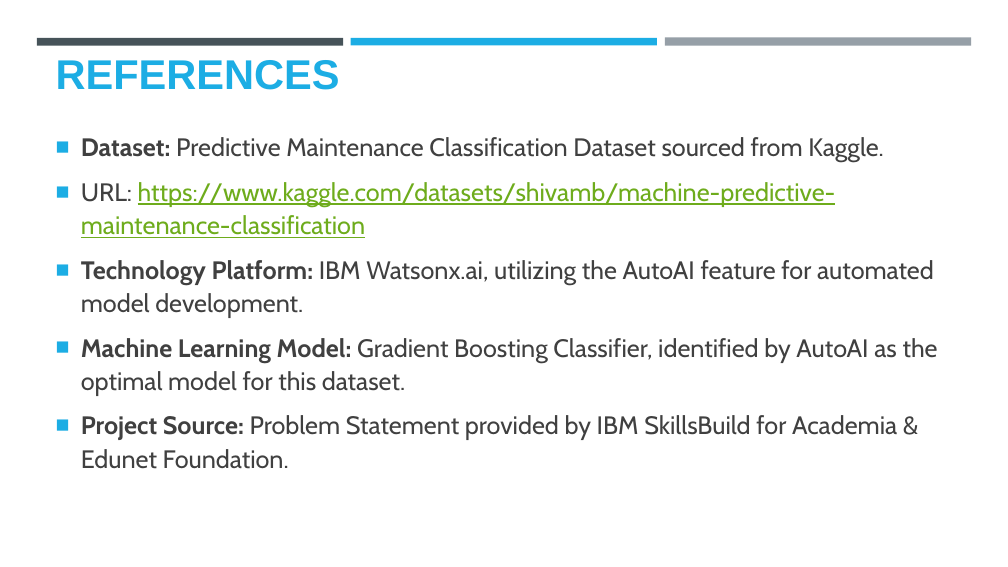
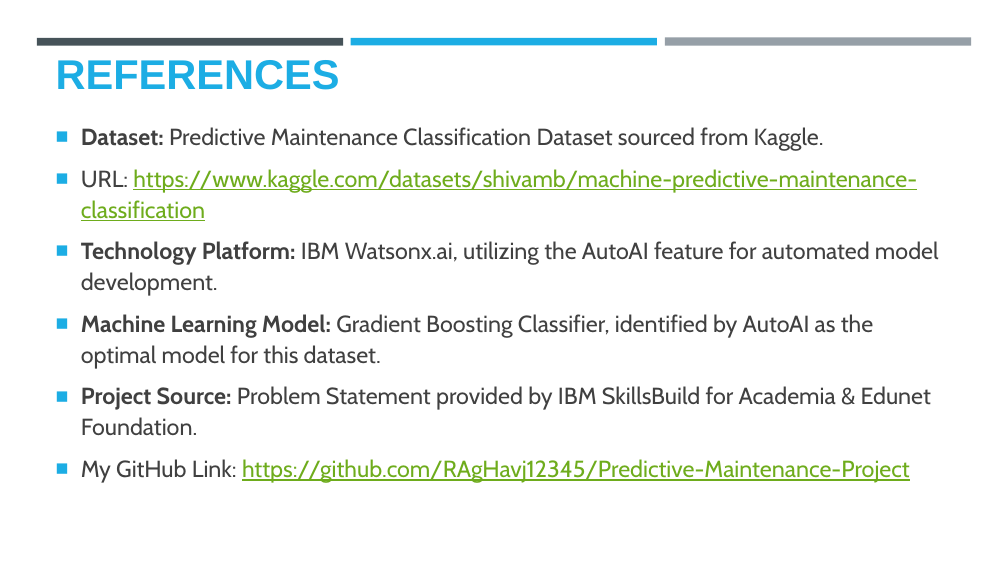
Before and after one commit to RAgHavj12345/Predictive-Maintenance-Project, a slide deck: slide 13 of RaghavProject39.pptx. Drawn at 1008x567 pixels with LibreOffice and Linux fonts; fonts in the diff are those of the drawing; background and template pictures are left out. Boxes give left, top, right and bottom in pixels: in the first picture for what was removed or moved away, otherwise in the second. Text is boxed around its words. In the diff, an @@ line names an element or a change of style, - is before the commit and + after.

```diff
--- a/RaghavProject39.pptx
+++ b/RaghavProject39.pptx
@@ text at <box>81,127,939,436</box>: size 24 to 22.2 pt in "Dataset: Predictive Maintenance Classification Dataset sourc ...", "URL: https://www.kaggle.com/datasets/shivamb/machine-predict ...", "Technology Platform: IBM Watsonx.ai, utilizing the AutoAI ...", "Machine Learning Model: Gradient Boosting Classifier, identi ..." and 1 more places @@
@@ text at <box>81,459,910,483</box>: paragraph added @@
+■ My GitHub Link: https://github.com/RAgHavj12345/Predictive-Maintenance-Project
```
